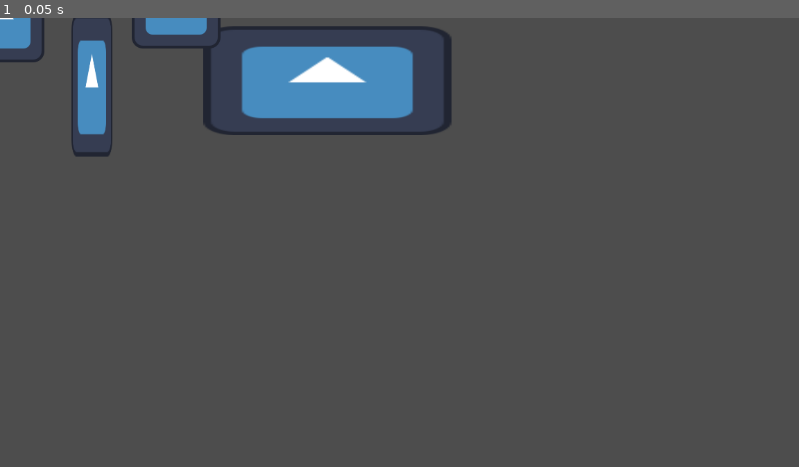
Above: before the commit, frame 1.
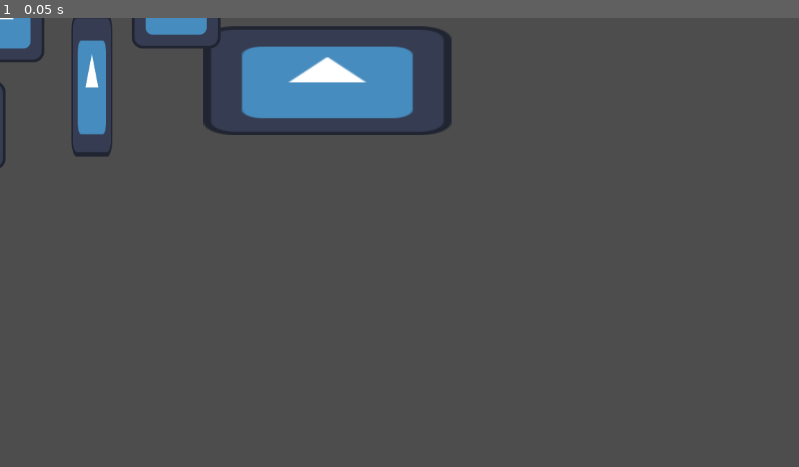
Above: after the commit, the same moment.

Repository: marinatrivino/practicaGit
Game: Godot game, scene res://node_2d.tscn
The game is run twice, just before and just after one commit, with the same random seed, the same clock (stepped at 60 frames per second) and the same inputs. The project has no main scene, so this scene is started directly. The engine's default icon, where the game draws it, is replaced by a stand-in: a white triangle on a blue panel in a dark square.
Inputs:
- Up to frame 1 (0.05 s): no input

The runs differ from the first frame. In frame 1, less than 0.1% of the frame differs, in the area x 0-1%, y 14-34%.

Commit message:
Quinto commit

Diff:
--- a/node_2d.tscn
+++ b/node_2d.tscn
@@ -46,6 +46,17 @@
 "speed": 5.0
 }]
 
+[sub_resource type="SpriteFrames" id="SpriteFrames_q6r6c"]
+animations = [{
+"frames": [{
+"duration": 1.0,
+"texture": ExtResource("1_wtcfe")
+}],
+"loop": true,
+"name": &"default",
+"speed": 5.0
+}]
+
 [node name="Node2D" type="Node2D"]
 
 [node name="AnimatedSprite2D" type="AnimatedSprite2D" parent="."]
@@ -64,3 +75,7 @@
 [node name="AnimatedSprite2D4" type="AnimatedSprite2D" parent="."]
 position = Vector2(254, -20)
 sprite_frames = SubResource("SpriteFrames_0hol4")
+
+[node name="AnimatedSprite2D5" type="AnimatedSprite2D" parent="."]
+position = Vector2(-56, 155)
+sprite_frames = SubResource("SpriteFrames_q6r6c")
Not shown: 1 places in node_2d.tscn that only renumber resources
